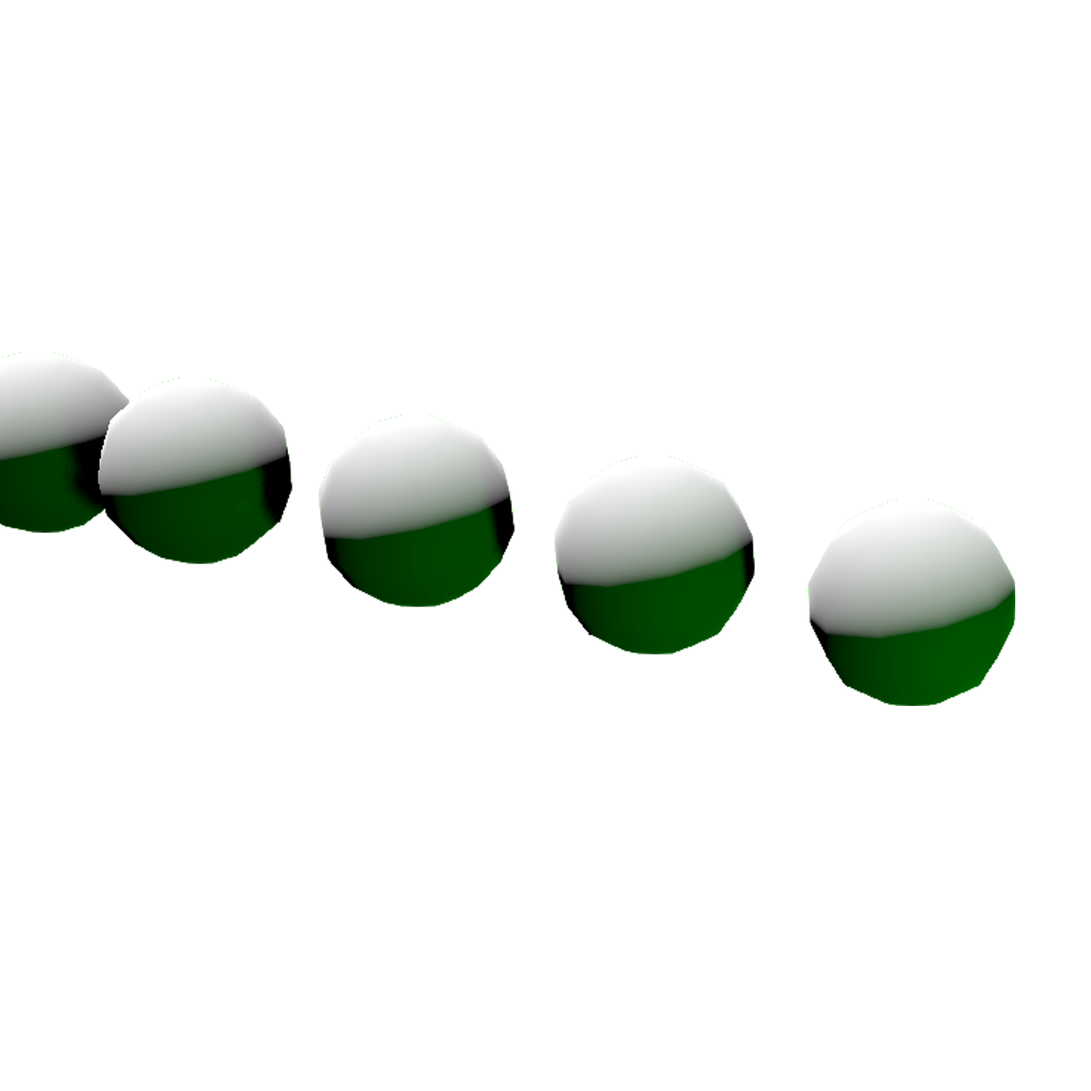
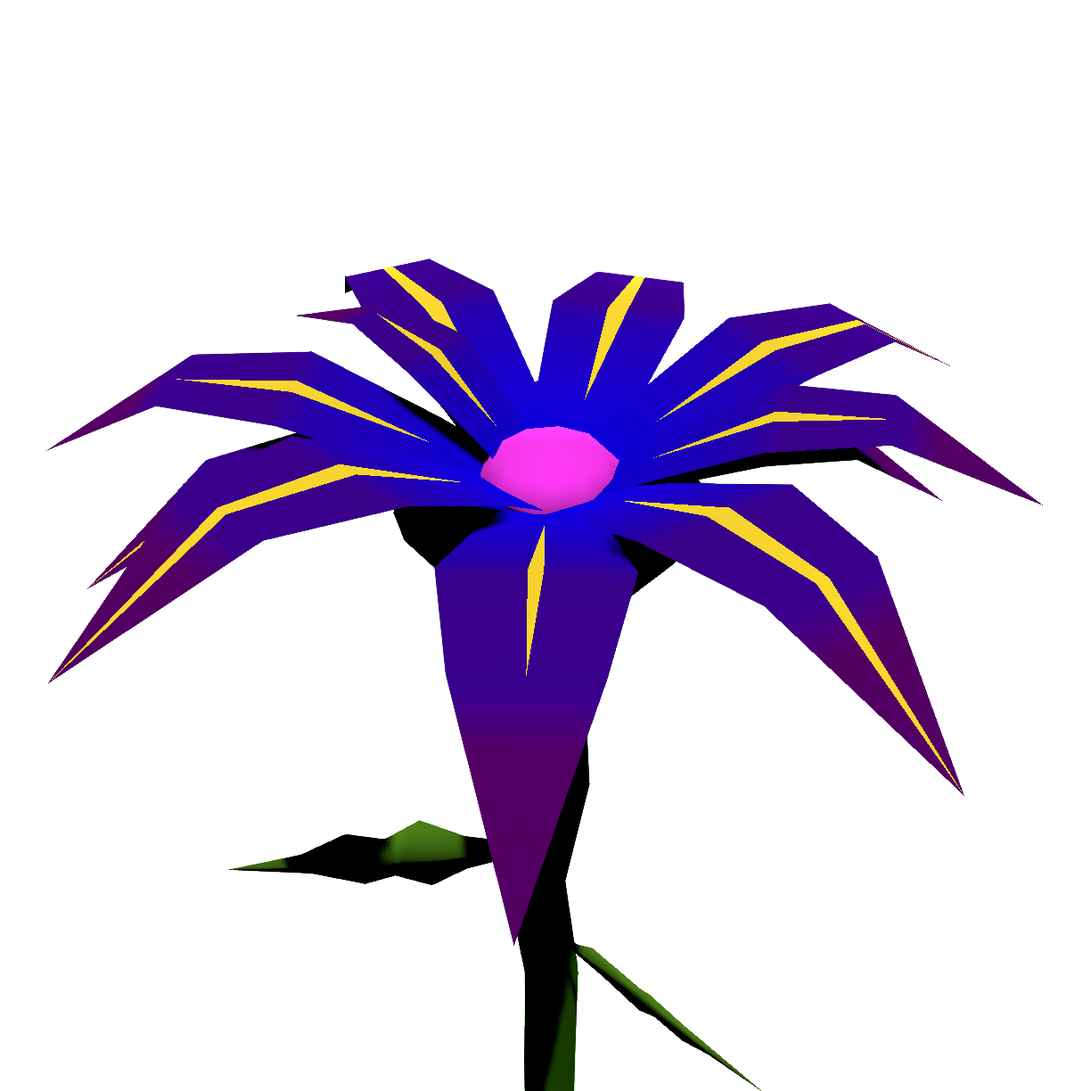
The second 1091 × 1091 image is a revision of the first. Changes to its layers:
hid "DotTrail-2023-04-26T10:03:07.png", painted on it over 0, 334, 1044, 734
showed "BlueLily-2023-04-24T14:16:18.png", painted on it over 0, 258, 1044, 1091
